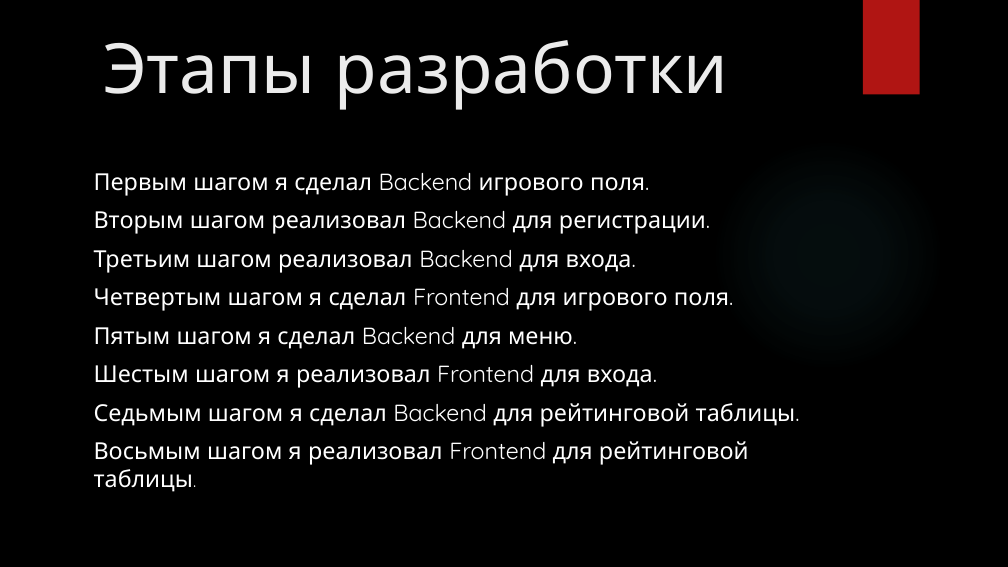
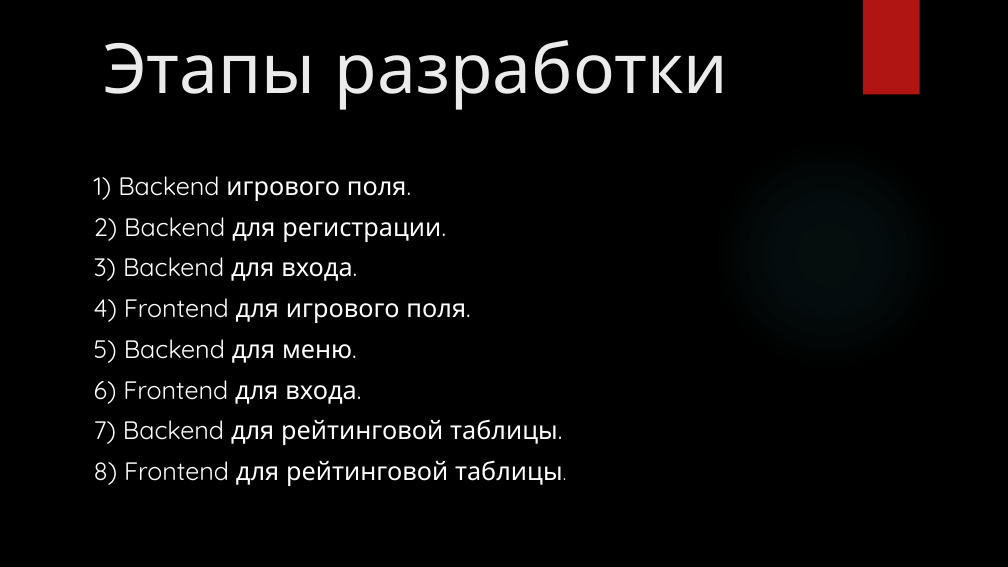
Before and after one commit to Kirill3194/2048, a slide deck: slide 5 of text/Игра 2048.pptx. Drawn at 1008x567 pixels with LibreOffice and Linux fonts; fonts in the diff are those of the drawing; background and template pictures are left out. Boxes give left, top, right and bottom in pixels: in the first picture for what was removed or moved away, otherwise in the second. Text is boxed around its words. In the diff, an @@ line names an element or a change of style, - is before the commit and + after.

```diff
--- a/text/Игра 2048.pptx
+++ b/text/Игра 2048.pptx
@@ text at bbox=[94, 176, 563, 486]: text changed; size 22.2 to 24 pt @@
-Первым шагом я сделал Backend игрового поля.
-Вторым шагом реализовал Backend для регистрации.
-Третьим шагом реализовал Backend для входа.
-Четвертым шагом я сделал Frontend для игрового поля.
-Пятым шагом я сделал Backend для меню.
-Шестым шагом я реализовал Frontend для входа.
-Седьмым шагом я сделал Backend для рейтинговой таблицы.
-Восьмым шагом я реализовал Frontend для рейтинговой таблицы.
+1) Backend игрового поля.
+2) Backend для регистрации.
+3) Backend для входа.
+4) Frontend для игрового поля.
+5) Backend для меню.
+6) Frontend для входа.
+7) Backend для рейтинговой таблицы.
+8) Frontend для рейтинговой таблицы.
```
Also in this commit, not shown: 1 other slide changed, 1 other file.
